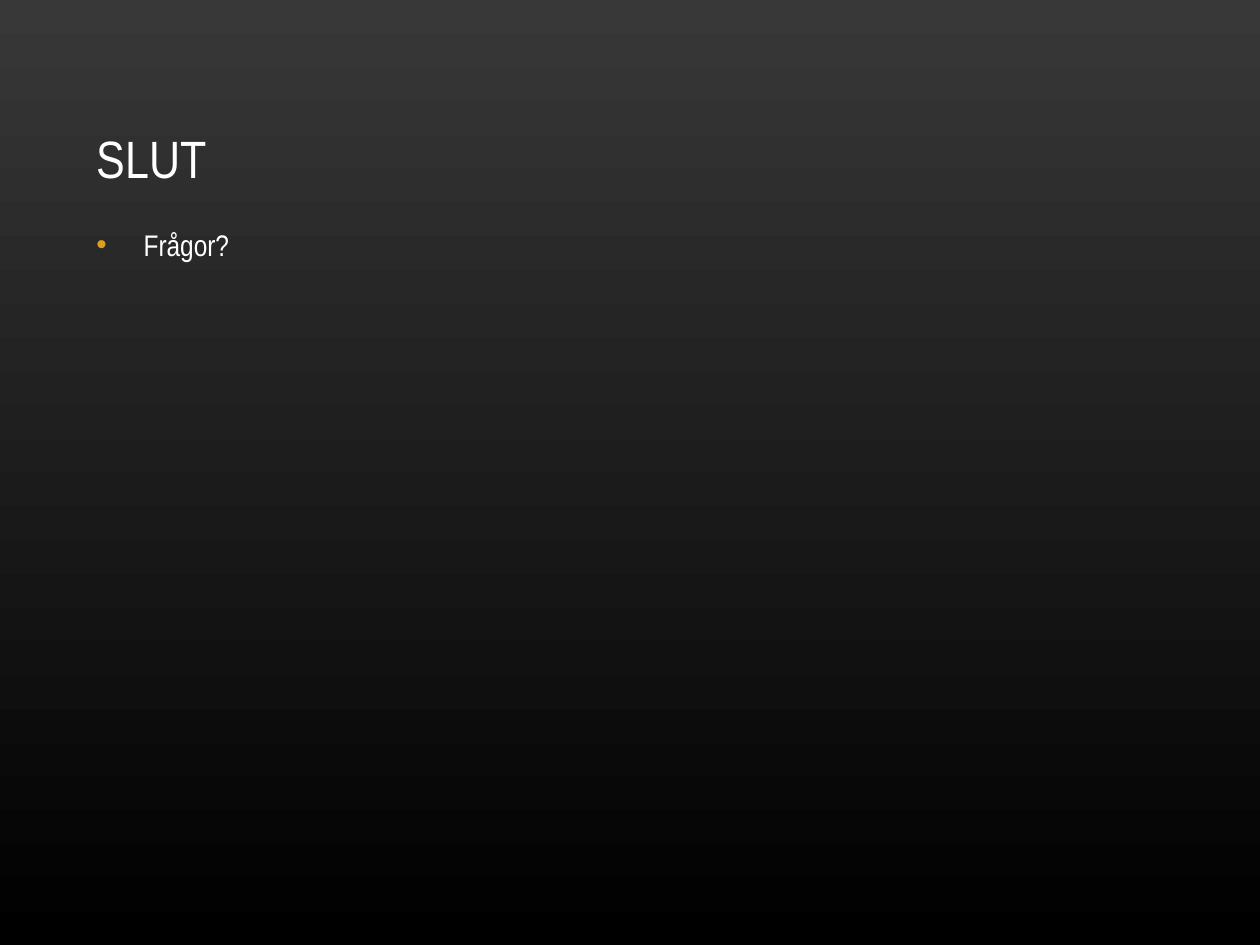
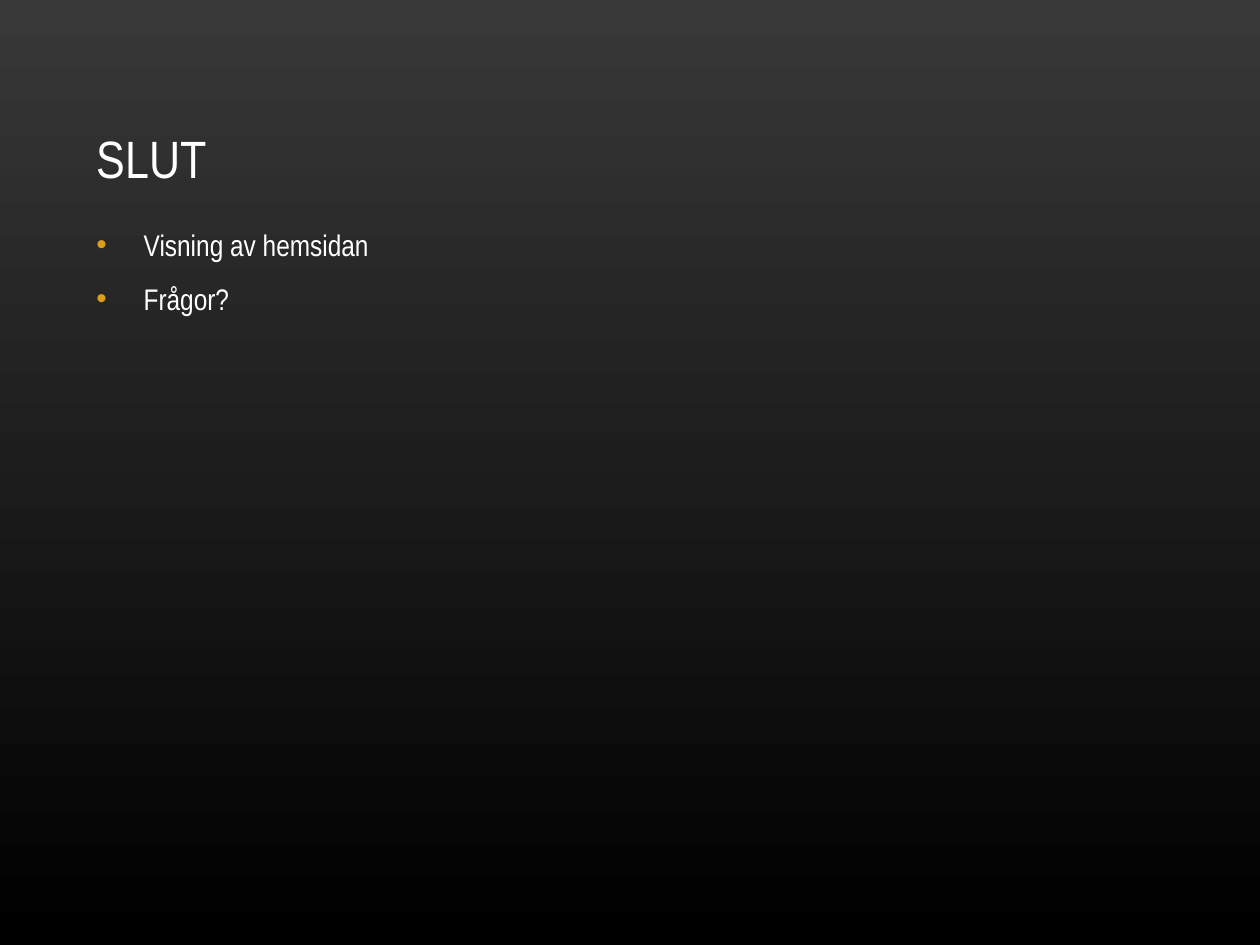
Before and after one commit to nbt11nsn/mobow, a slide deck: slide 10 of dokument/Mobow-slutpresentation.ppt (slide 9 before the commit). Drawn at 1260x945 pixels with LibreOffice and Linux fonts; fonts in the diff are those of the drawing; background and template pictures are left out. Boxes give left, top, right and bottom in pixels: in the first picture for what was removed or moved away, otherwise in the second. Text is boxed around its words. In the diff, an @@ line names an element or a change of style, - is before the commit and + after.

```diff
--- a/dokument/Mobow-slutpresentation.ppt
+++ b/dokument/Mobow-slutpresentation.ppt
@@ text at (144,234,369,262): paragraph added @@
+• Visning av hemsidan
```
Also in this commit, not shown: 6 other slides changed, 1 slide added, 2 other files.
